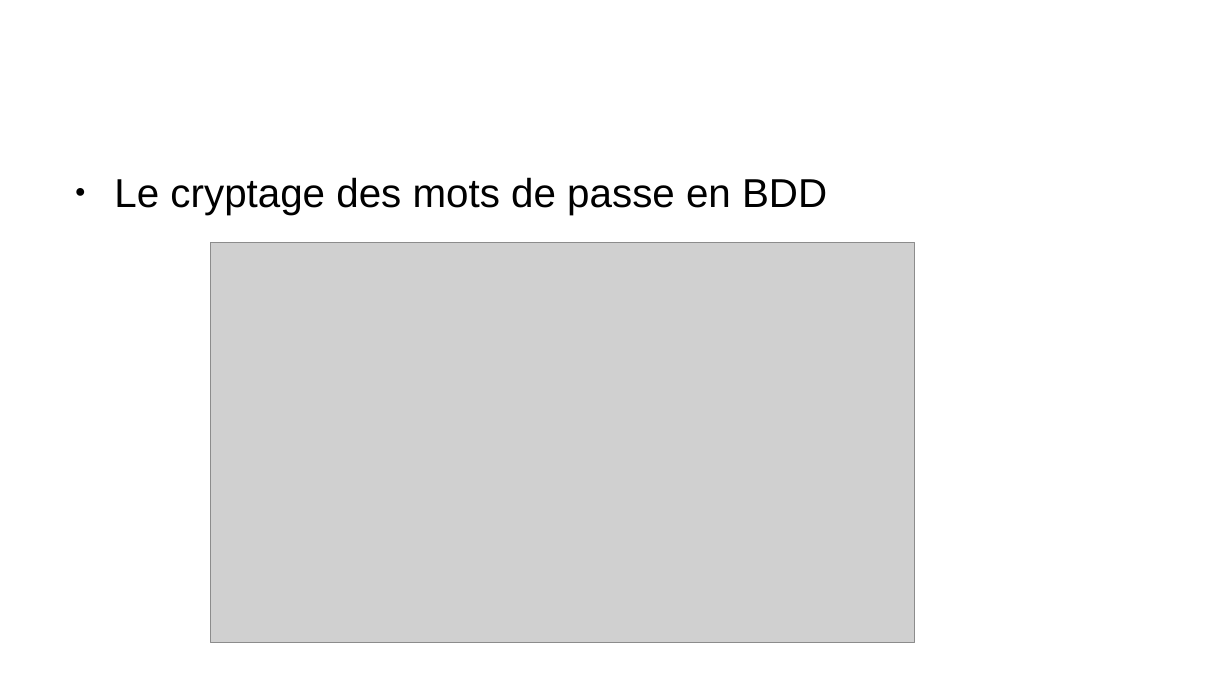
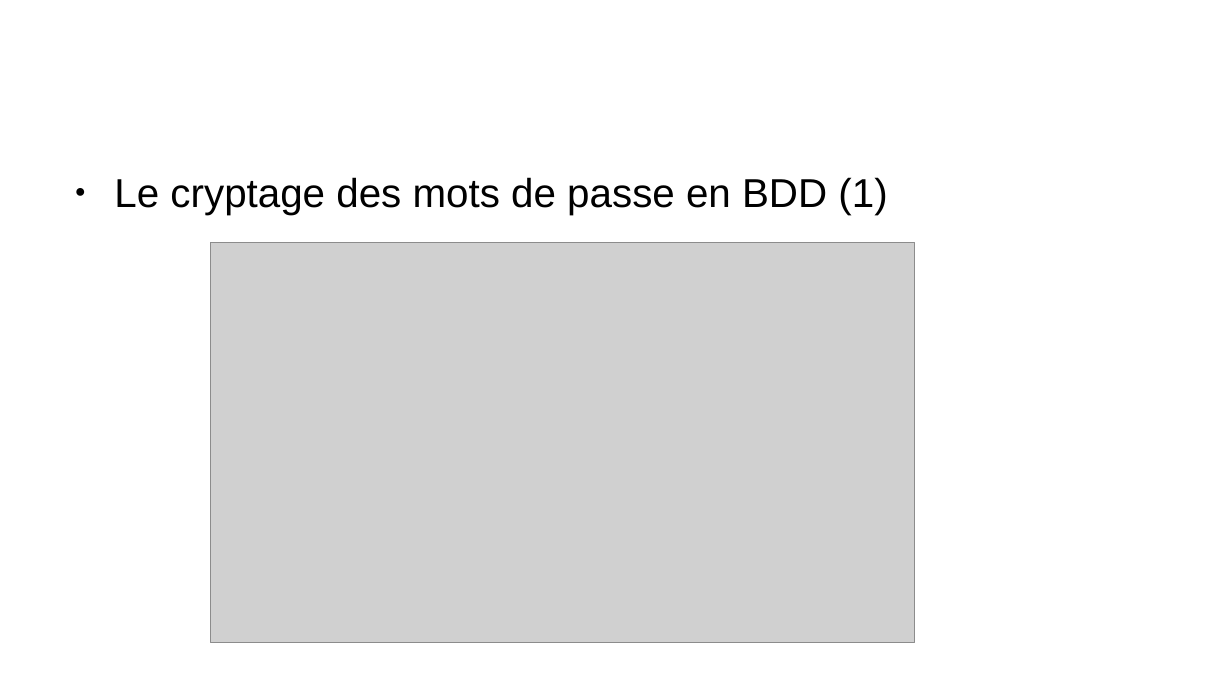
Before and after one commit to laurentpicardLP2/smartFitness, a slide deck: slide 14 of docs/oral/presOralSlide.odp. Drawn at 1232x693 pixels with LibreOffice and Linux fonts; fonts in the diff are those of the drawing; grey boxes stand for pictures; background and template pictures are left out. Boxes give left, top, right and bottom in pixels: in the first picture for what was removed or moved away, otherwise in the second. Text is boxed around its words. In the diff, an @@ line names an element or a change of style, - is before the commit and + after.

```diff
--- a/docs/oral/presOralSlide.odp
+++ b/docs/oral/presOralSlide.odp
@@ text at [170, 177, 887, 215]: text changed @@
-● Le cryptage des mots de passe en BDD
+● Le cryptage des mots de passe en BDD (1)
```
Also in this commit, not shown: 2 other slides changed, 3 slides added, 7 other files.
